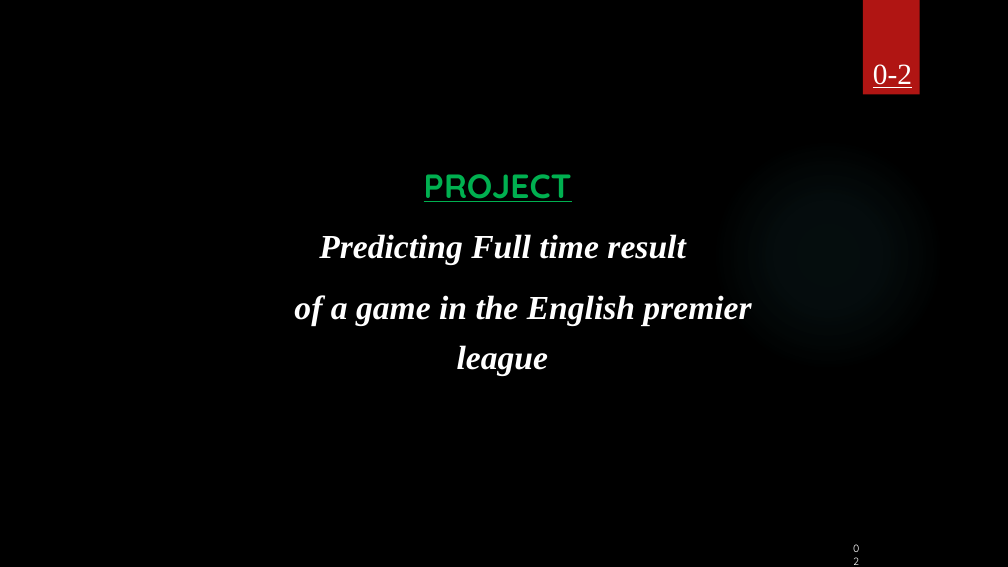
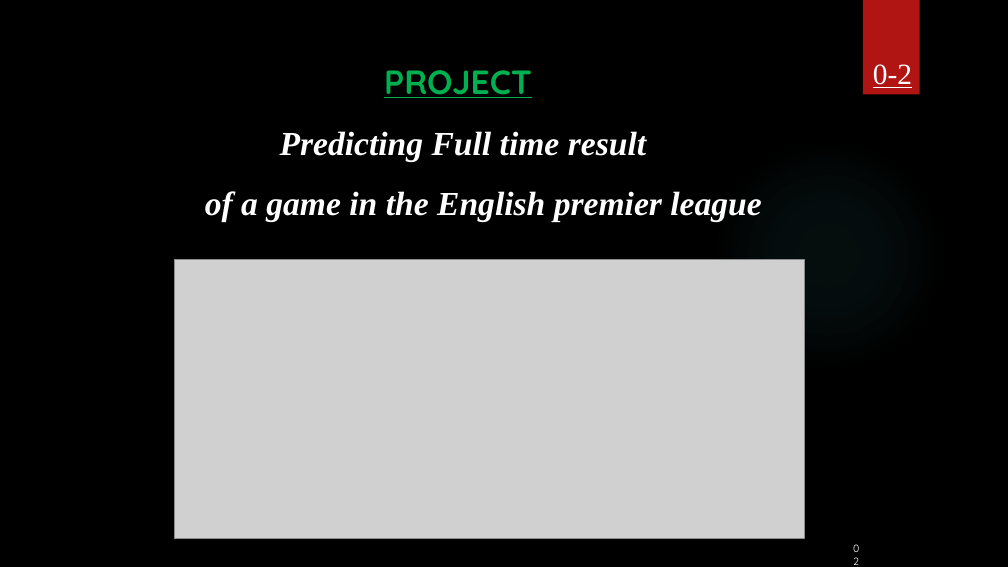
Before and after one commit to amoha39/Final-Project-1, a slide deck: slide 2 of Final Project.pptx. Drawn at 1008x567 pixels with LibreOffice and Linux fonts; fonts in the diff are those of the drawing; grey boxes stand for pictures; background and template pictures are left out. Boxes give left, top, right and bottom in pixels: in the first picture for what was removed or moved away, otherwise in the second. Text is boxed around its words. In the diff, an @@ line names an element or a change of style, - is before the commit and + after.

```diff
--- a/Final Project.pptx
+++ b/Final Project.pptx
@@ text "PROJECT" rewrapped from [294, 174, 751, 376] to [205, 70, 761, 222] @@
@@ picture added at [174, 259, 804, 539] @@
```
